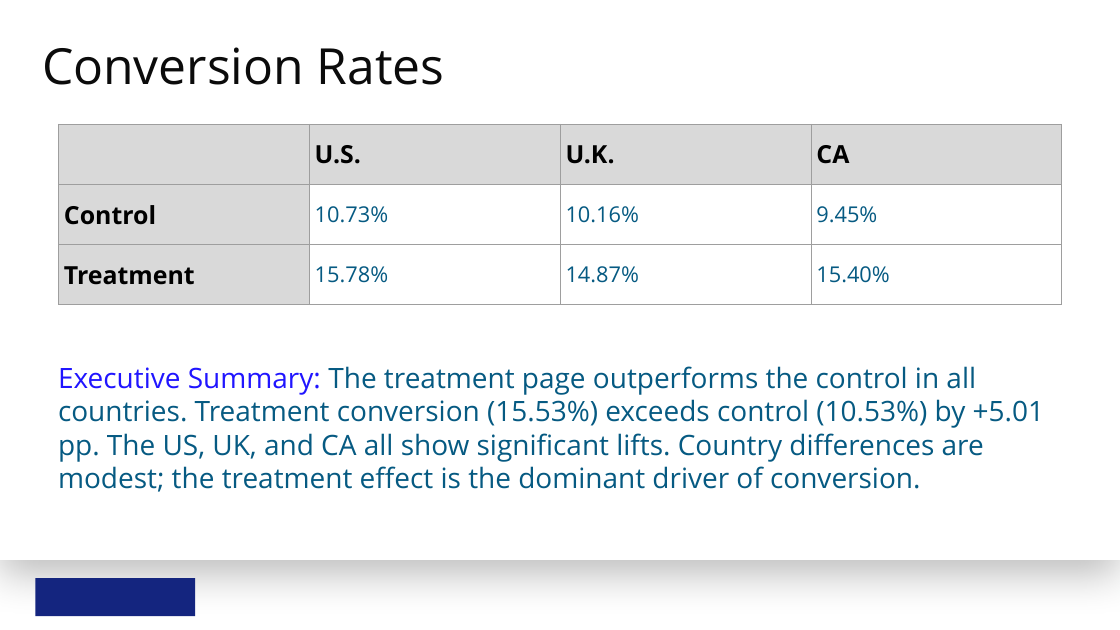
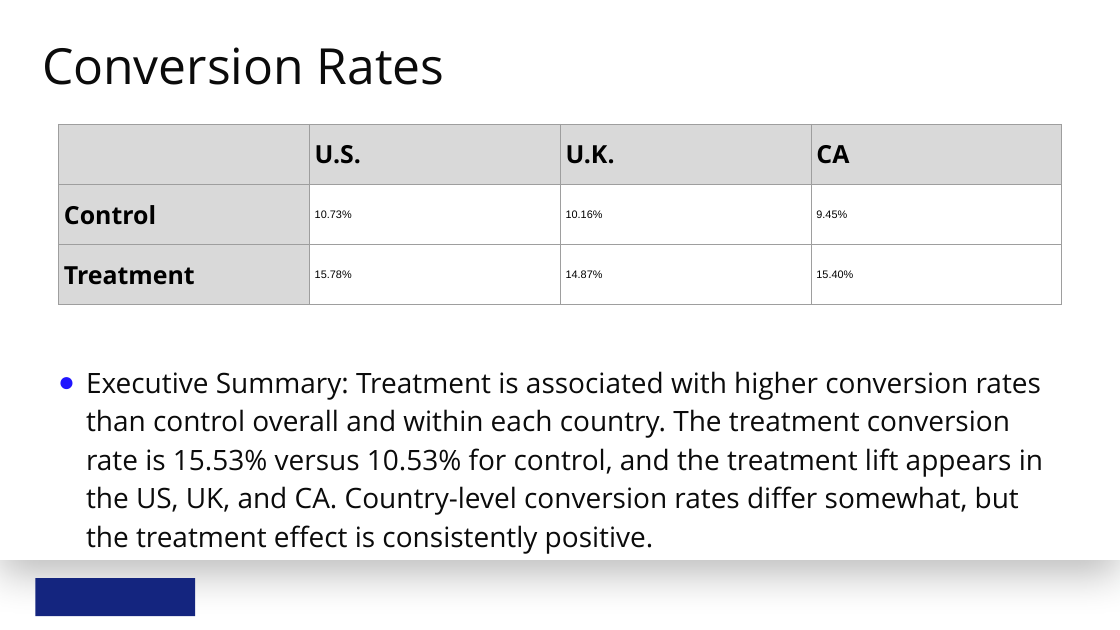
Before and after one commit to Vegetam/Udacity-AB-Test, a slide deck: slide 4 of presentation/AB_Test_Results.pptx. Drawn at 1120x630 pixels with LibreOffice and Linux fonts; fonts in the diff are those of the drawing; background and template pictures are left out. Boxes give left, top, right and bottom in pixels: in the first picture for what was removed or moved away, otherwise in the second. Text is boxed around its words. In the diff, an @@ line names an element or a change of style, - is before the commit and + after.

```diff
--- a/presentation/AB_Test_Results.pptx
+++ b/presentation/AB_Test_Results.pptx
@@ table at (58, 124, 1062, 308) @@
@@ size 28 to 14 pt, font Open Sans to Arial, text colour #065A82 to #000000 in "10.73%", "10.16%", "9.45%", "15.78%" and 2 more places @@
@@ text at (86, 371, 1043, 554): text changed; text colour #065A82 to #0B0B0B @@
-Executive Summary: The treatment page outperforms the control in all countries. Treatment conversion (15.53%) exceeds control (10.53%) by +5.01 pp. The US, UK, and CA all show significant lifts. Country differences are modest; the treatment effect is the dominant driver of conversion.
+● Executive Summary: Treatment is associated with higher conversion rates than control overall and within each country. The treatment conversion rate is 15.53% versus 10.53% for control, and the treatment lift appears in the US, UK, and CA. Country-level conversion rates differ somewhat, but the treatment effect is consistently positive.
```
Also in this commit, not shown: 3 other slides changed, 3 other files.
